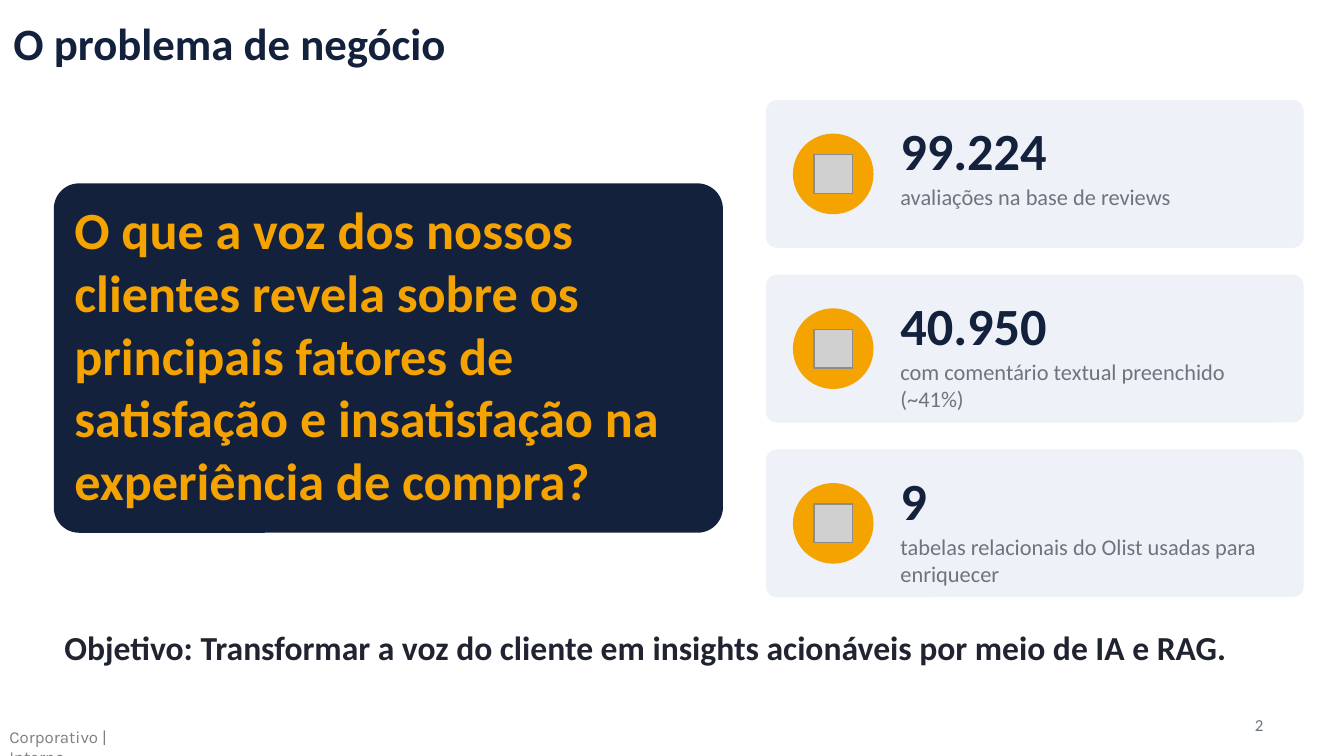
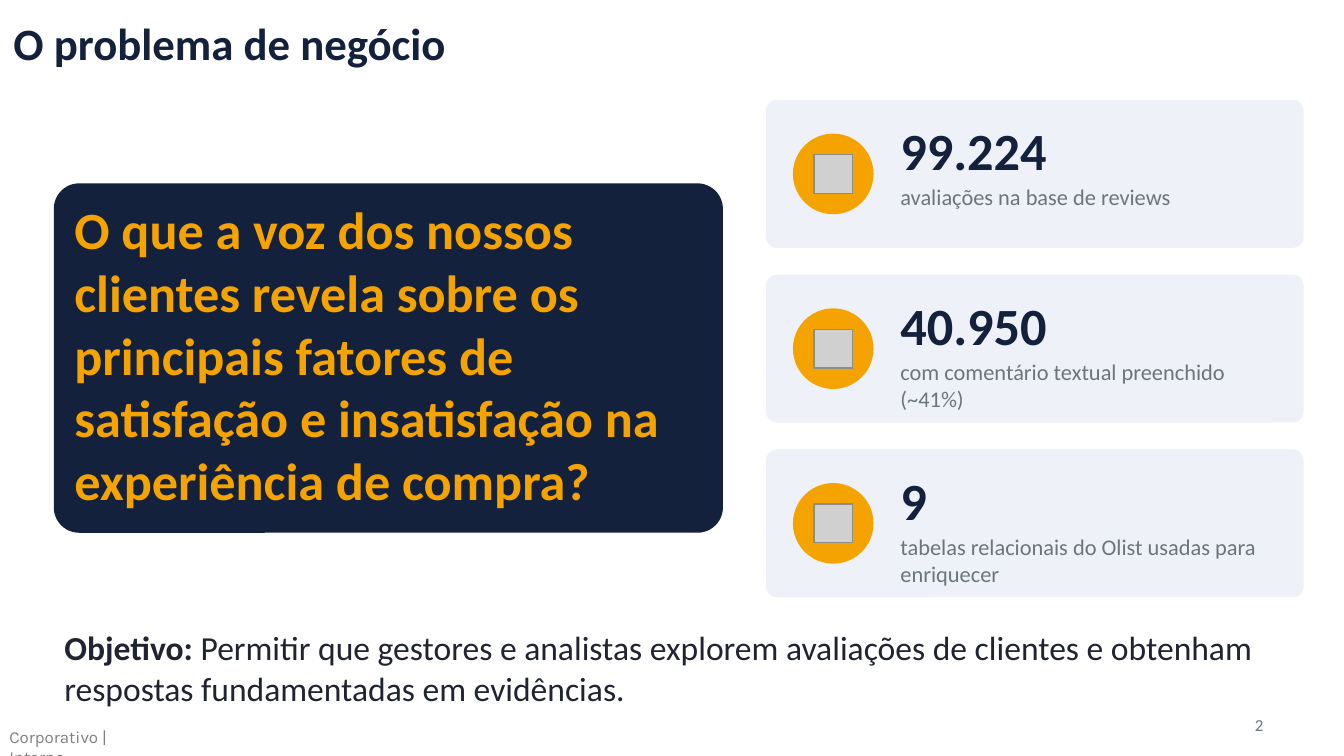
Before and after one commit to EdsonDoro/TechChallenge-Fase4, a slide deck: slide 2 of Tech_Challenge_Fase4_RAG.pptx. Drawn at 1344x756 pixels with LibreOffice and Linux fonts; fonts in the diff are those of the drawing; grey boxes stand for pictures. Boxes give left, top, right and bottom in pixels: in the first picture for what was removed or moved away, otherwise in the second. Text is boxed around its words. In the diff, an @@ line names an element or a change of style, - is before the commit and + after.

```diff
--- a/Tech_Challenge_Fase4_RAG.pptx
+++ b/Tech_Challenge_Fase4_RAG.pptx
@@ text at bbox=[64, 636, 1252, 707]: text changed; bold off @@
-Objetivo: Transformar a voz do cliente em insights acionáveis por meio de IA e RAG.
+Objetivo: Permitir que gestores e analistas explorem avaliações de clientes e obtenham respostas fundamentadas em evidências.
```
Also in this commit, not shown: 2 other slides changed, 1 other file.
